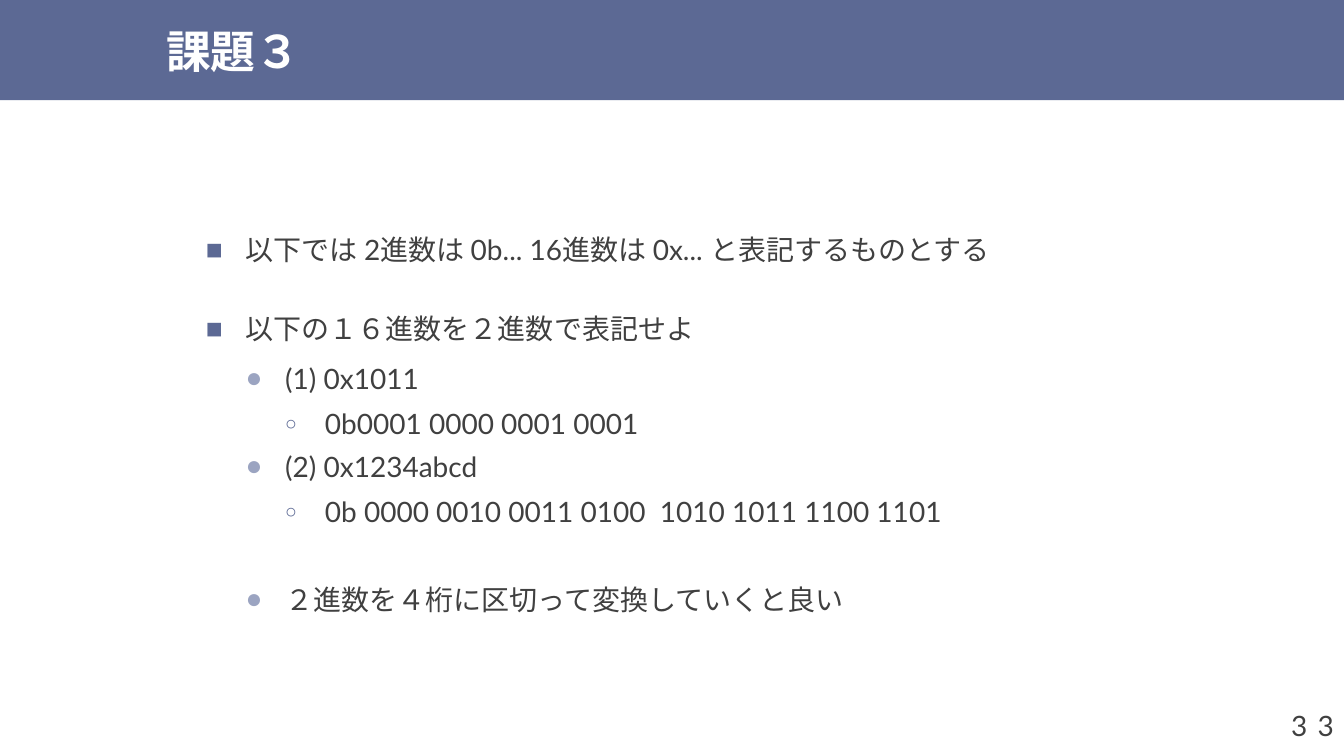
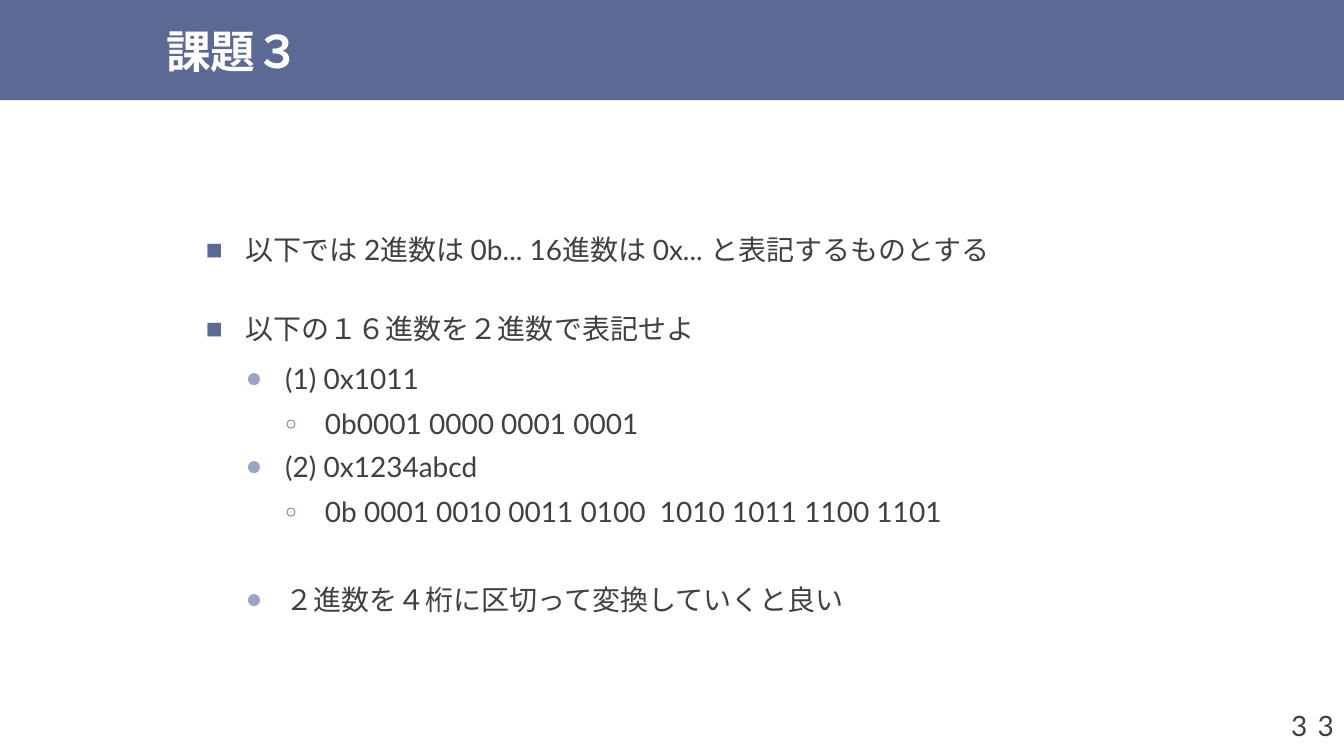
Before and after one commit to shioyadan/otya-computer-architecture-i, a slide deck: slide 3 of cai-shioya-04.pptx. Drawn at 1344x756 pixels with LibreOffice and Linux fonts; fonts in the diff are those of the drawing. Boxes give left, top, right and bottom in pixels: in the first picture for what was removed or moved away, otherwise in the second. Text is boxed around its words. In the diff, an @@ line names an element or a change of style, - is before the commit and + after.

```diff
--- a/cai-shioya-04.pptx
+++ b/cai-shioya-04.pptx
@@ text at (325,501,941,522): text changed @@
-    ○ 0b 0000 0010 0011 0100 1010 1011 1100 1101
+    ○ 0b 0001 0010 0011 0100 1010 1011 1100 1101
```
Also in this commit, not shown: 13 slides added, 1 other file.
